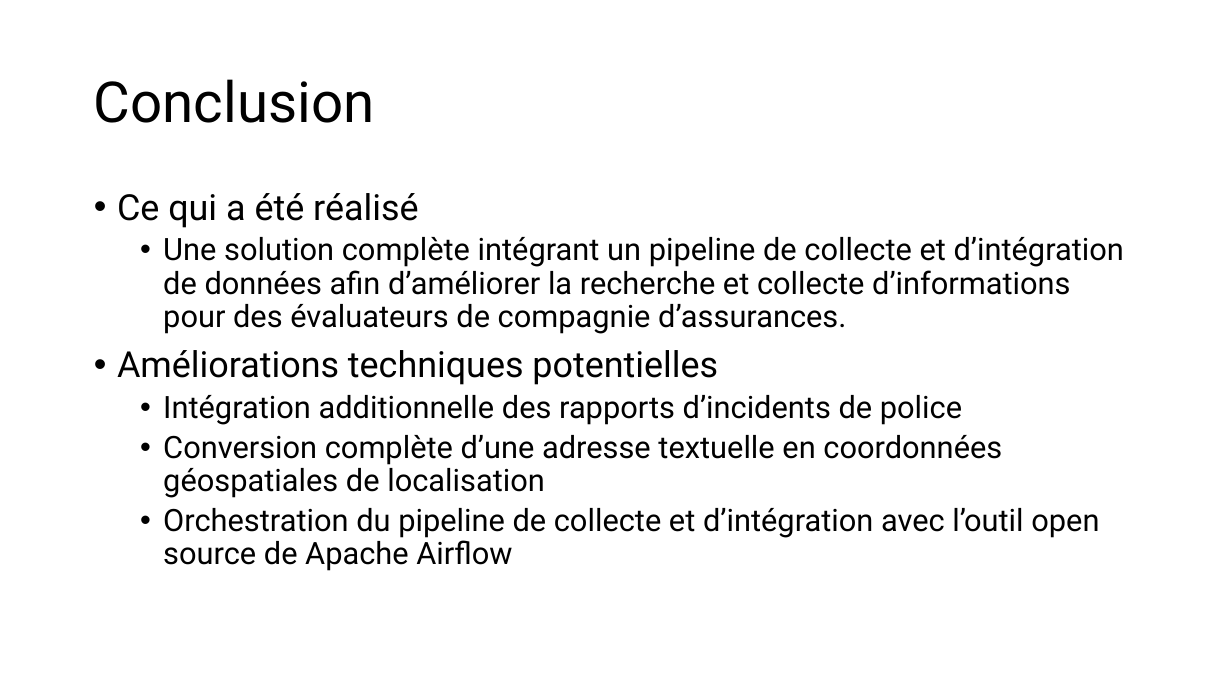
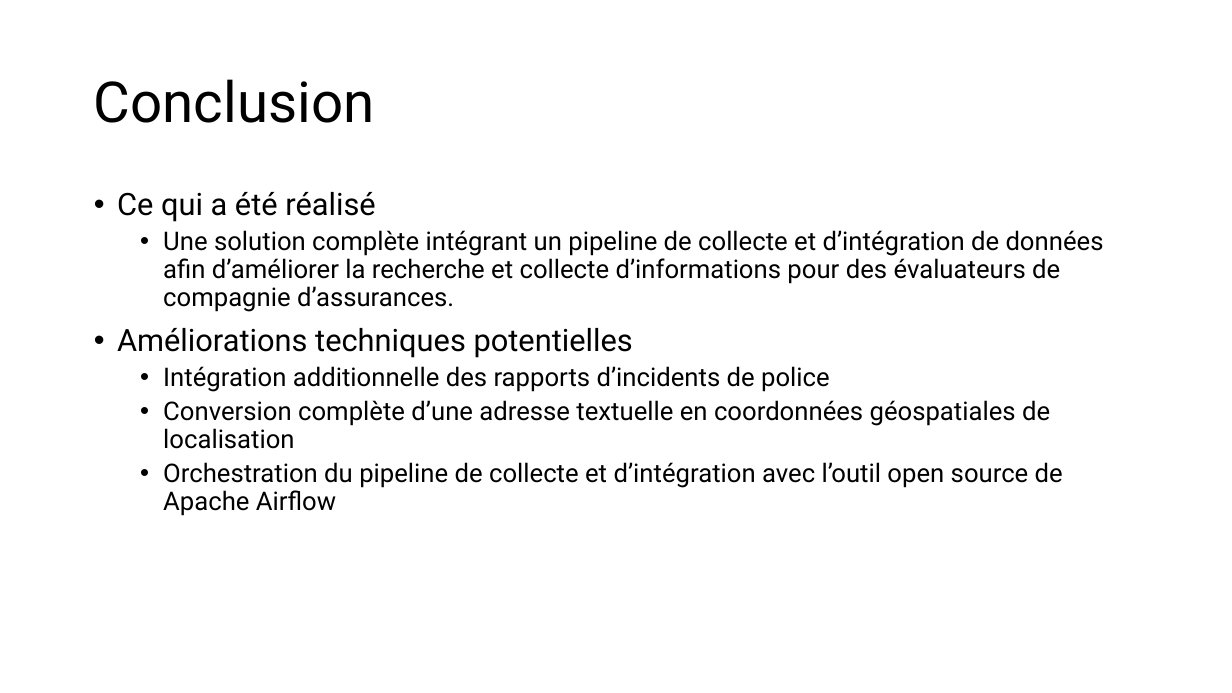
Before and after one commit to Anas-alt-del/Info-Sinistre-Auto, a slide deck: slide 10 of docs/présentation_tp_c56-c57.pptx. Drawn at 1232x693 pixels with LibreOffice and Linux fonts; fonts in the diff are those of the drawing. Boxes give left, top, right and bottom in pixels: in the first picture for what was removed or moved away, otherwise in the second. Text is boxed around its words. In the diff, an @@ line names an element or a change of style, - is before the commit and + after.

```diff
--- a/docs/présentation_tp_c56-c57.pptx
+++ b/docs/présentation_tp_c56-c57.pptx
@@ text "Ce qui a été réalisé" at [117,192,1104,516]: size 28 to 24 pt in "Ce qui a été réalisé", "Améliorations techniques potentielles"; size 24 to 20 pt in "Une solution complète intégrant un pipeline de ...", "Intégration additionnelle des rapports d’incidents de police", "Conversion complète d’une adresse textuelle en coordonnées ...", "Orchestration du pipeline de collecte et d’intégration ..." @@
```
Also in this commit, not shown: 7 other slides changed, 3 other files.
